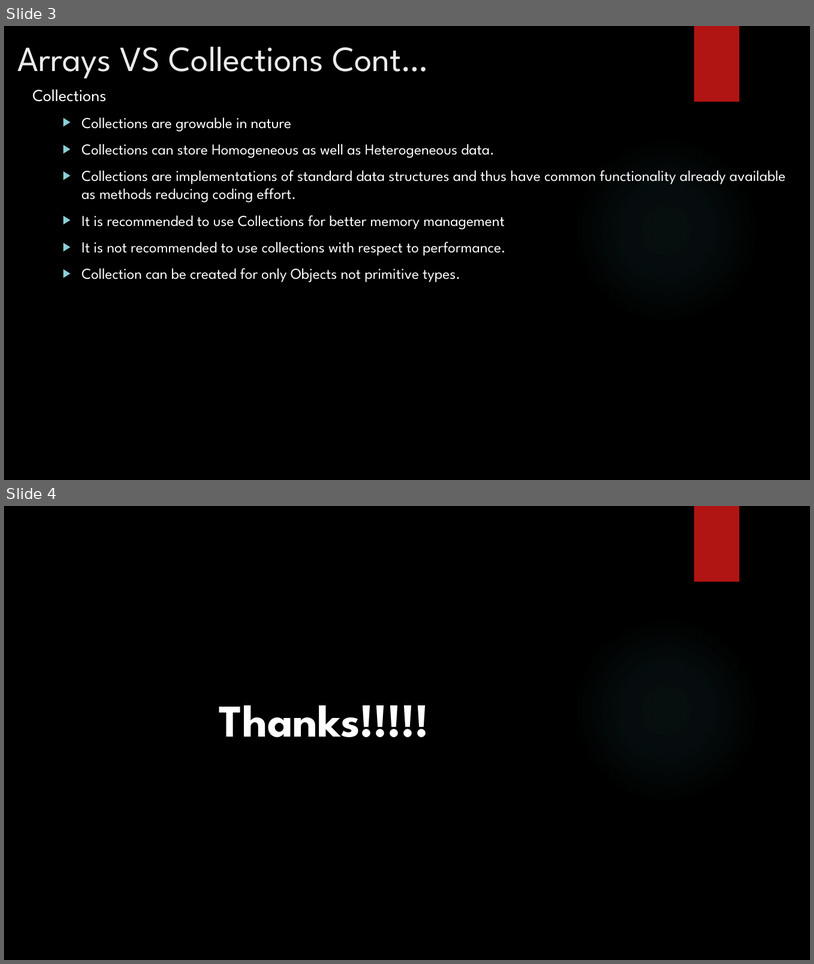
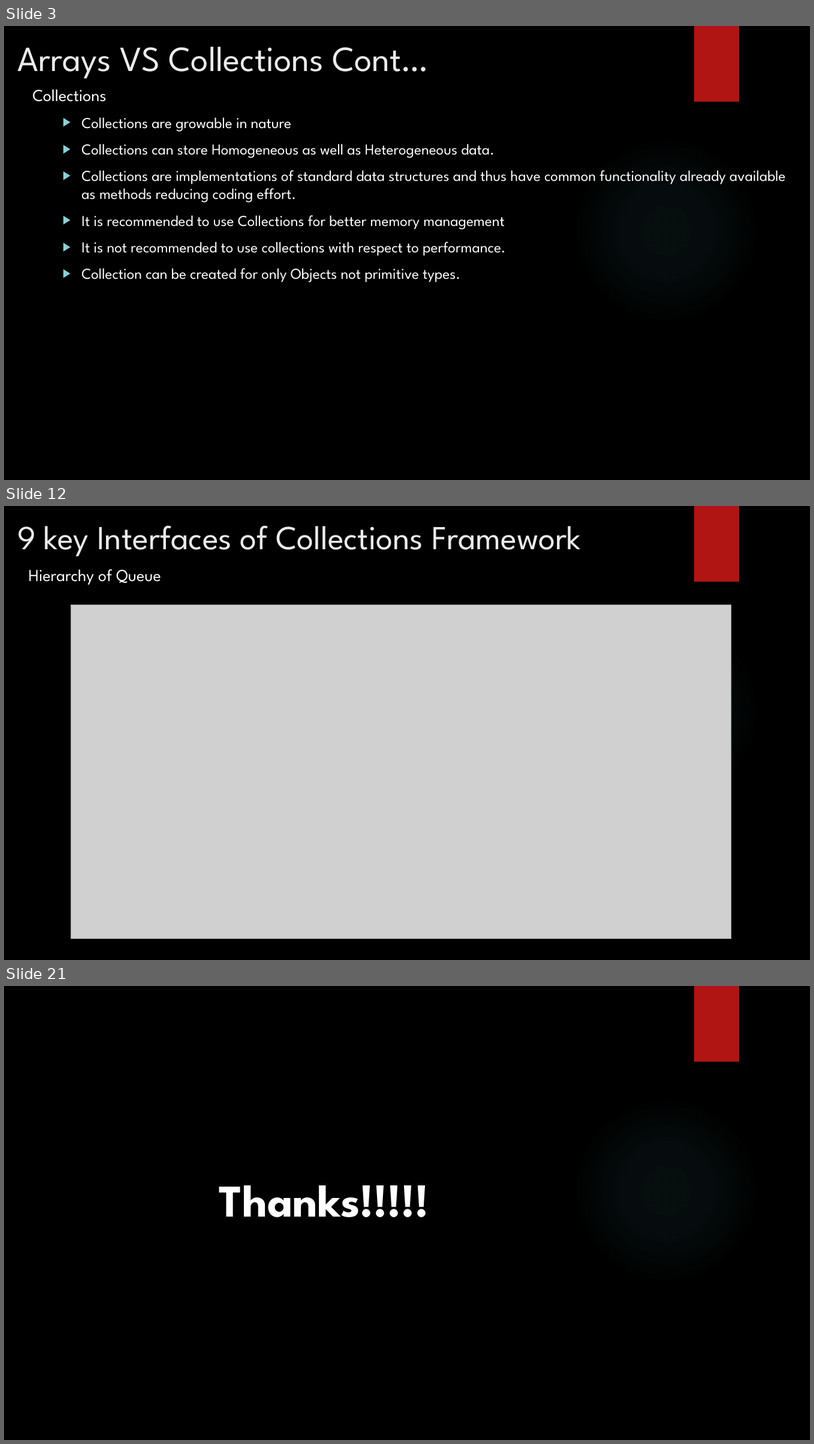
Before and after one commit to rudhrainfogain/java-collections, a slide deck: src/main/resources/JavaCollections.pptx. Shown one above the other, each under a label of ours: slides 3 and 4 before the commit, slides 3, 12 and 21 after it; the slides between them are not shown. The pictures are 814x964 and 814x1444 pixels, drawn with LibreOffice and Linux fonts; fonts in the diff are those of the drawing; grey boxes stand for pictures; background and template pictures are left out. Boxes give left, top, right and bottom in pixels: in the first picture for what was removed or moved away, otherwise in the second. Text is boxed around its words. In the diff, an @@ line names an element or a change of style, - is before the commit and + after.

Commit message:
Detailed overview ofCollections framework

```diff
--- a/src/main/resources/JavaCollections.pptx
+++ b/src/main/resources/JavaCollections.pptx
@@ slide 12 added at (4, 506, 810, 960), background picture (left out); not listed: 2 template elements that a slide beside it also shows @@
@@ title added at (17, 525, 581, 556), 40 pt, text #EBEBEB @@
+9 key Interfaces of Collections Framework
@@ text added at (29, 569, 161, 585), 20 pt, text #FFFFFF @@
+Hierarchy of Queue
@@ picture added at (71, 605, 732, 939) @@
@@ what was slide 4 is now slide 21 @@
```
Also in this commit, not shown: 16 other slides added.
